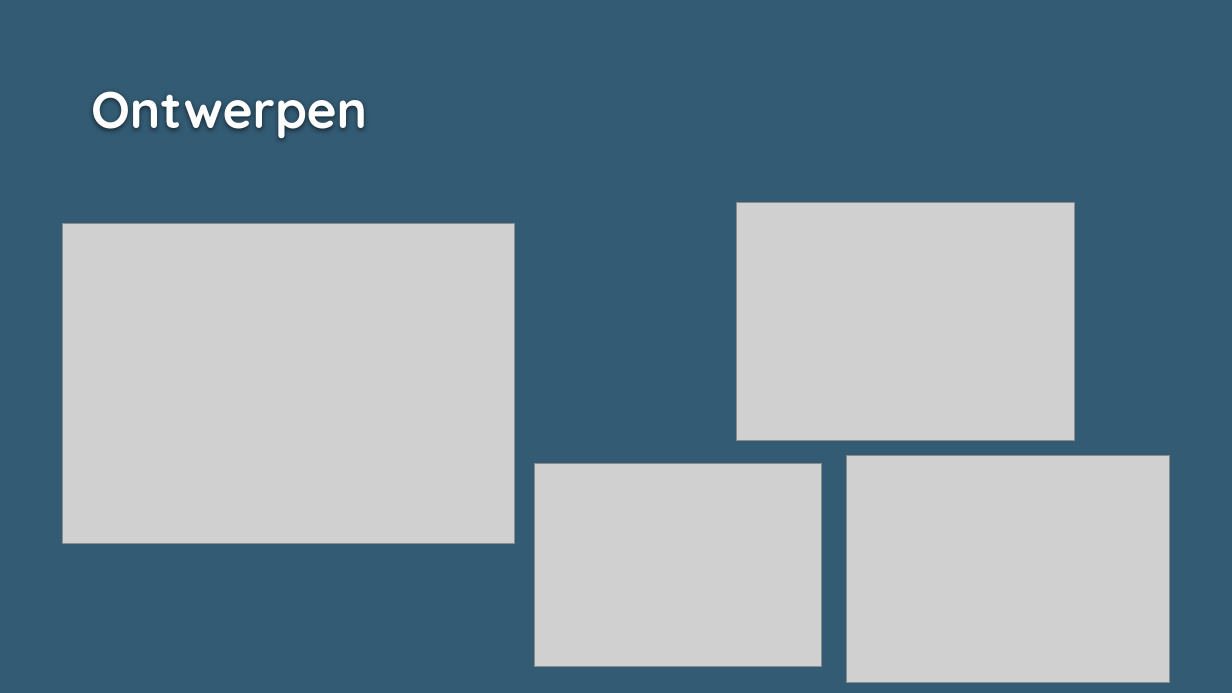
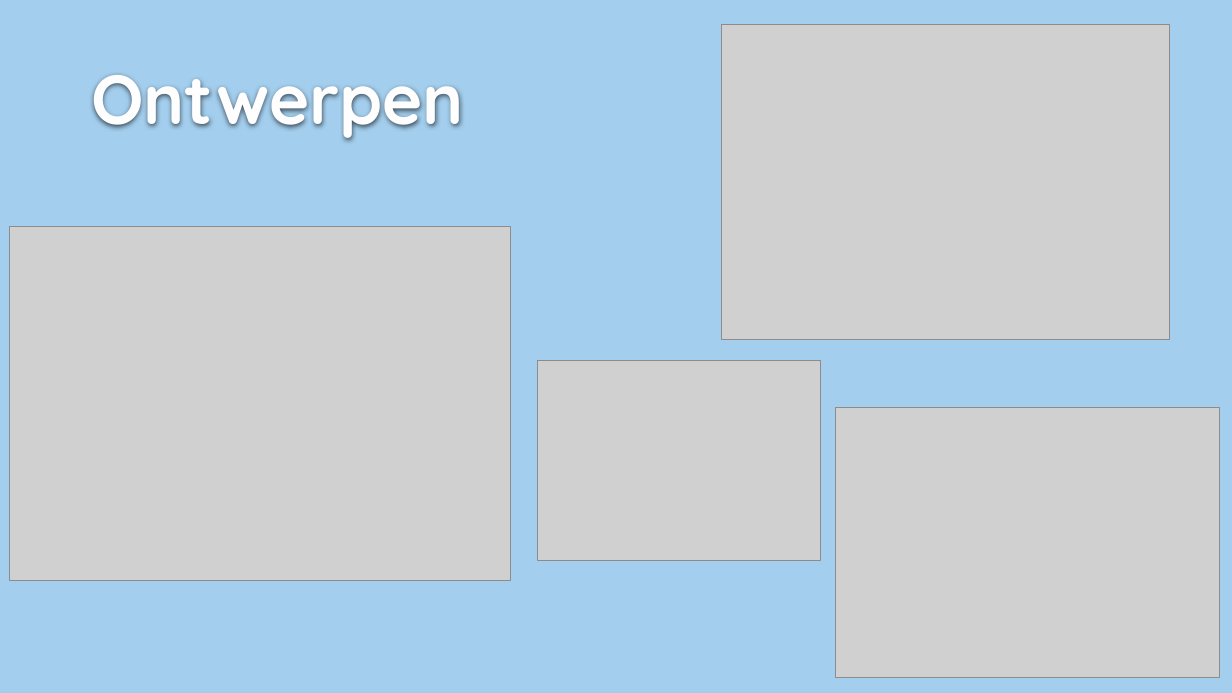
Before and after one commit to AP-IT-GH/apvalley-1819-digilender, a slide deck: slide 4 of doc/Presentaties/DigilenderSprint1.pptx. Drawn at 1232x693 pixels with LibreOffice and Linux fonts; fonts in the diff are those of the drawing; grey boxes stand for pictures; background and template pictures are left out. Boxes give left, top, right and bottom in pixels: in the first picture for what was removed or moved away, otherwise in the second. Text is boxed around its words. In the diff, an @@ line names an element or a change of style, - is before the commit and + after.

```diff
--- a/doc/Presentaties/DigilenderSprint1.pptx
+++ b/doc/Presentaties/DigilenderSprint1.pptx
@@ background #335B74 to #A3CEED @@
@@ picture: place and size @@
-picture at (737,202,1074,441)
+picture at (722,24,1169,340)
@@ title "Ontwerpen" at (91,75,464,141): size 40 to 54 pt @@
@@ picture: place and size @@
-picture at (63,224,515,543)
+picture at (10,226,511,580)
@@ picture: place and size @@
-picture at (535,464,823,666)
+picture at (537,360,821,561)
@@ picture: place and size @@
-picture at (848,456,1170,682)
+picture at (836,409,1219,678)
```
Also in this commit, not shown: 5 other slides changed, 1 slide added, 3 slides removed, 18 other files.
